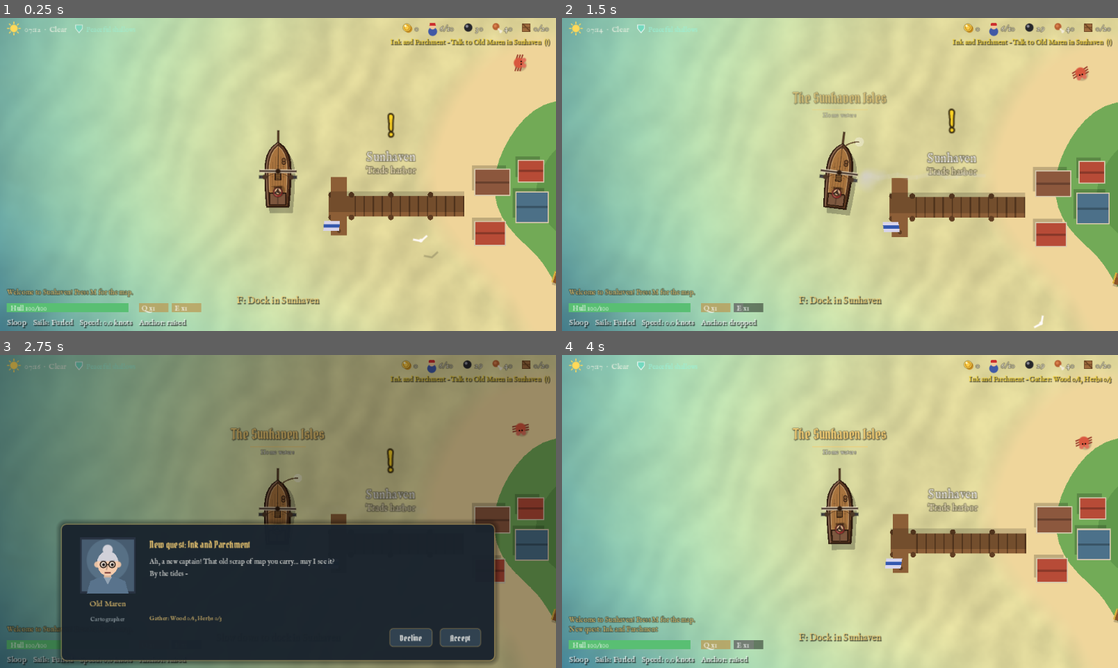
Above: before the commit, frames 1-4 (two rows, left to right).
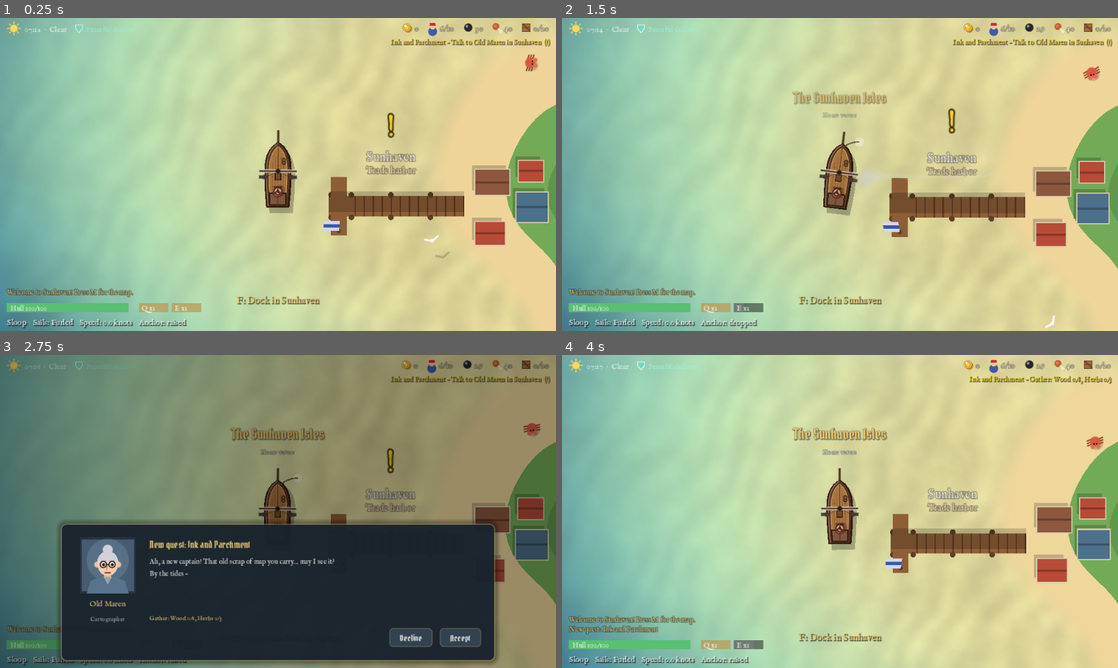
Above: after the commit, the same moments.

Repository: Marc-Wilms-Nielsen/pirate-game
Game: Godot game, scene res://scenes/main/main.tscn
Same seed, same stepped clock (60 frames per second), same inputs: the game is played once before the commit and once after it.
Inputs (mouse positions are in pixels of both pictures, inside the frame that each line leads up to):
- Up to frame 1 (0.25 s): no input
- Up to frame 2 (1.5 s): move the mouse to (962, 158) at 0.52 s; hold E (fire_right) 0.53-1.25 s; tap Space (anchor) at 0.6 s; click (962, 158) at 0.67 s; drag from (728, 190) to (867, 208) at 1.27 s
- Up to frame 3 (2.75 s): move the mouse to (333, 442) at 2.02 s; hold E (fire_right) from 2.03 s (still down); tap F (interact) at 2.1 s
- Up to frame 4 (4 s): release E (fire_right) at 2.75 s; click "Accept" at 2.75 s; click "Set sail (Esc)" at 3.5 s

The runs differ from the first frame. In frame 1, 1.3% of the frame differs, in the area x 74-100%, y 11-86%; in frame 2, 1.2%; in frame 3, 1.1%; in frame 4, 1.2%.

Commit message:
Harbors on the mainlands are reachable from the sea
Harbors on the big mainlands (Port Aurel, Valmar) were placed ~250 px
inland, so their pier stood on dry land: you could not sail to them, and
fast travel arrived on land. After the world is built, any harbor whose
waterfront is on land is moved out along its direction to the coast.

Kept from the big-cities work, which is dropped to start the cities over.
The smoke test checks that every harbor's berth is in open water.

Co-Authored-By: Claude Opus 5.5 <noreply@anthropic.com>

Diff:
--- a/scenes/main/main.gd
+++ b/scenes/main/main.gd
@@ -275,6 +275,11 @@
 			_streamer.add_wide(island, island.radius * 1.5 * island.lagoon_size, func() -> void:
 				_populate_island(island, has_harbor)
 				_add_resources(island))
+	# Harbors on the big mainlands sat inland (their pier on dry land): move them out to the coast
+	for node in _world.get_children():
+		var isl := node as Island
+		if isl and isl.harbor:
+			_harbor_to_shore(isl.harbor)
 	# Havbunden bygges også bid for bid
 	_streamer.add_cell_builder(func(cell: Vector2i, rect: Rect2) -> void:
 		if _seabed:
@@ -472,6 +477,17 @@
 
 
 ## Tilfældigt punkt på land, der ikke ligger oven i et slot.
+## Moves a harbor out along its direction until the water starts just past its waterfront.
+## (Harbors on the big mainlands were placed ~250 px inland, so their pier stood on dry land
+## and they could not be reached from the sea.)
+func _harbor_to_shore(h: Harbor) -> void:
+	var out := Vector2.from_angle(h.global_rotation)
+	for i in 80:
+		if not Game.is_land(h.to_global(Vector2(15, 0))):
+			return
+		h.global_position += out * 10.0
+
+
 func _land_point(island: Island, min_f: float, max_f: float) -> Vector2:
 	var p := island.random_land_point(min_f, max_f)
 	for attempt in 6:
--- a/tests/smoke_test.gd
+++ b/tests/smoke_test.gd
@@ -98,6 +98,7 @@
 	var ship := get_tree().get_first_node_in_group("player_ship") as PlayerShip
 	_check(get_tree().get_nodes_in_group("islands").size() >= 10, "mindst 10 øer")
 	_check(get_tree().get_nodes_in_group("harbors").filter(func(h): return h.kind != "home").size() == 39, "39 havne fordelt på 5 fraktioner + hjemø")
+	_check(get_tree().get_nodes_in_group("harbors").all(func(h): return not Game.is_land((h as Harbor).dock_position())), "alle havne kan nås fra havet (også Port Aurel og Valmar på fastlandene)")
 	_check(get_tree().get_nodes_in_group("islands").size() >= 250 and get_tree().get_nodes_in_group("villages").size() >= 30, "10x verden: 250+ øer og 30+ fiskerlandsbyer")
 	_check(get_tree().get_nodes_in_group("resources").size() > 10, "træer, klipper og urter på øerne")
 	_check(get_tree().get_nodes_in_group("chests").size() > 3, "kister spawnet")
